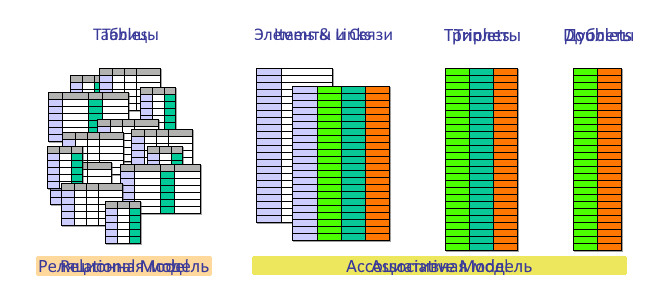
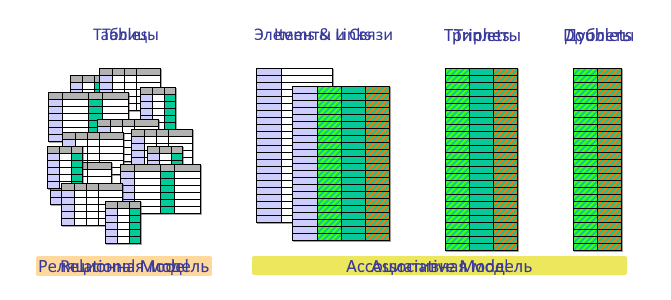
Before/after of a 671 × 300 layered artwork. What changed in the layer stack:
painted on "Sources and Targets" over [318, 69, 621, 250]
